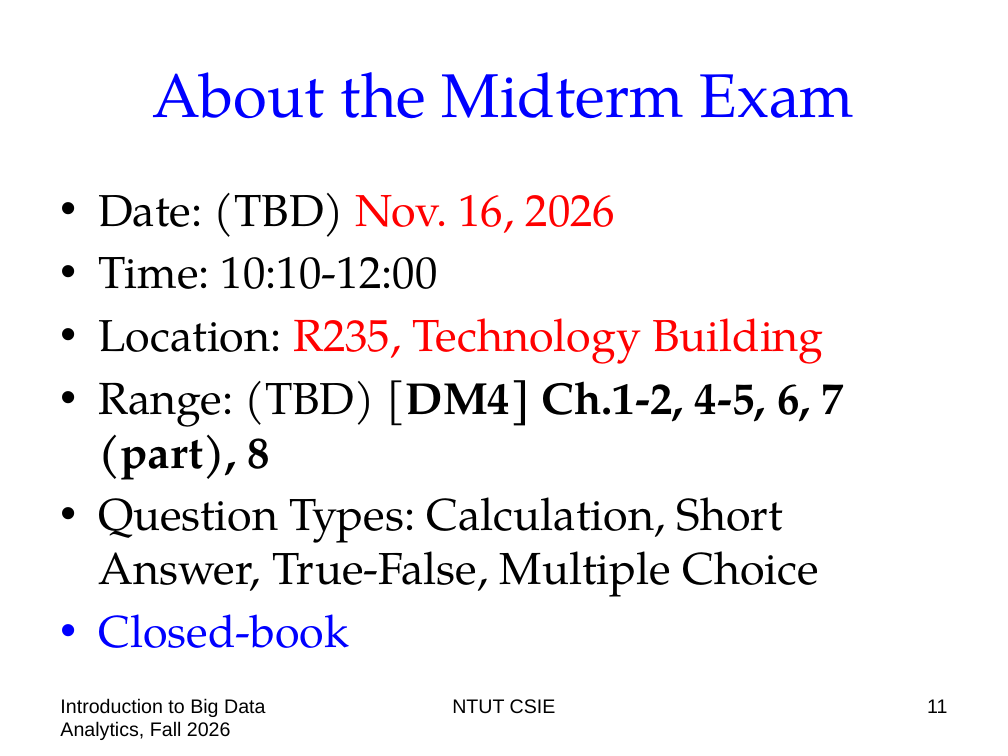
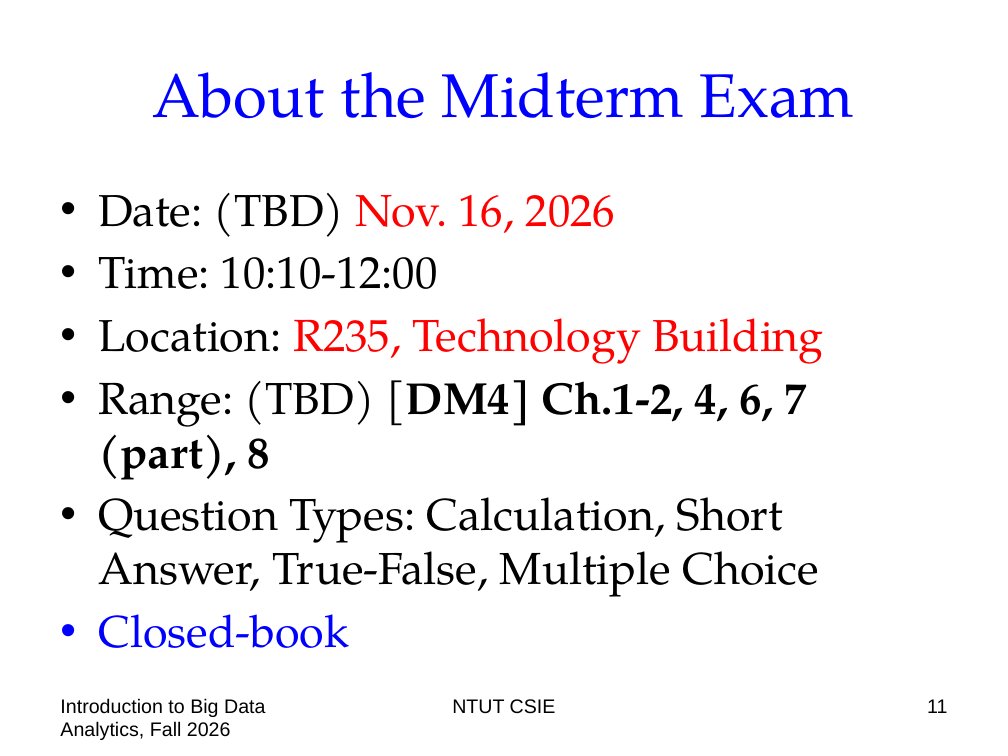
Before and after one commit to chriswjh/chriswjh.github.io, a slide deck: slide 11 of BDA/00-overview.pptx. Drawn at 1008x756 pixels with LibreOffice and Linux fonts; fonts in the diff are those of the drawing. Boxes give left, top, right and bottom in pixels: in the first picture for what was removed or moved away, otherwise in the second. Text is boxed around its words. In the diff, an @@ line names an element or a change of style, - is before the commit and + after.

```diff
--- a/BDA/00-overview.pptx
+++ b/BDA/00-overview.pptx
@@ text at [98,380,807,480]: text changed @@
-• Range: (TBD) [DM4] Ch.1-2, 4-5, 6, 7 (part), 8
+• Range: (TBD) [DM4] Ch.1-2, 4, 6, 7 (part), 8
```
Also in this commit, not shown: 6 other slides changed, 1 slide added.
